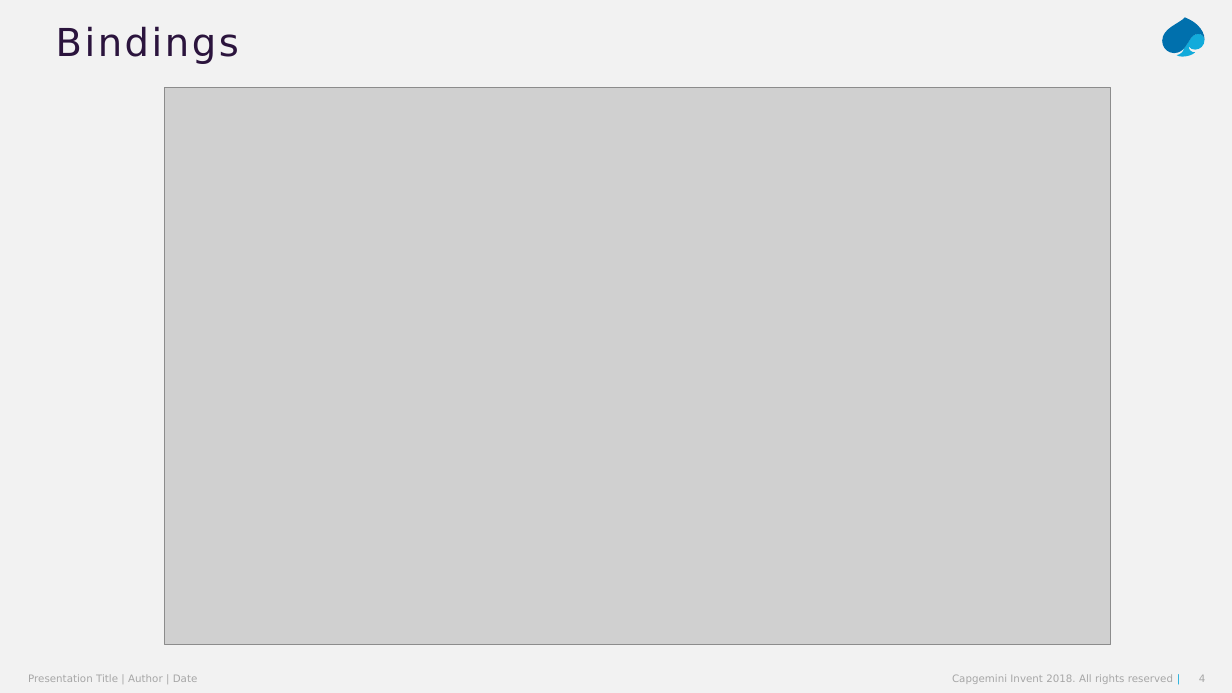
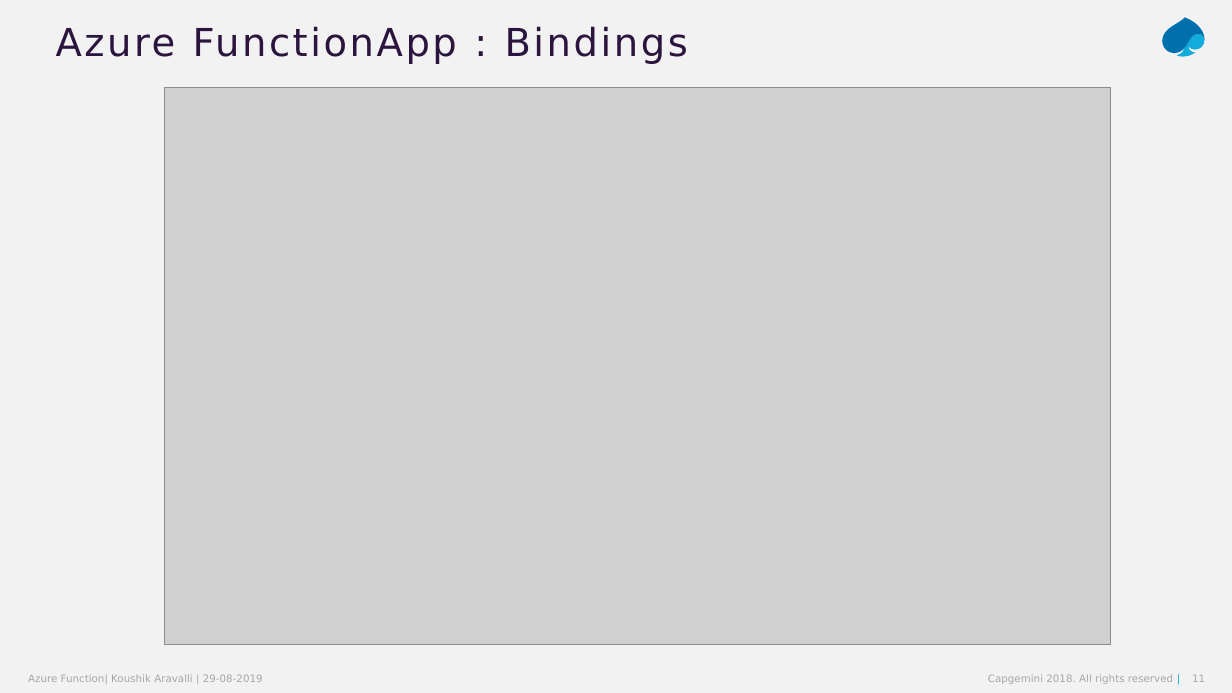
Before and after one commit to koushik-aravalli/az-function-lab, a slide deck: slide 11 of Azure-Function-203.pptx (slide 4 before the commit). Drawn at 1232x693 pixels with LibreOffice and Linux fonts; fonts in the diff are those of the drawing; grey boxes stand for pictures. Boxes give left, top, right and bottom in pixels: in the first picture for what was removed or moved away, otherwise in the second. Text is boxed around its words. In the diff, an @@ line names an element or a change of style, - is before the commit and + after.

Commit message:
updated ppt; added twilio binding to service bus; readme added info

```diff
--- a/Azure-Function-203.pptx
+++ b/Azure-Function-203.pptx
@@ title at box(56, 26, 688, 64): text changed @@
-Bindings
+Azure FunctionApp : Bindings
@@ text at box(28, 674, 263, 684): text changed @@
-Presentation Title | Author | Date
+Azure Function| Koushik Aravalli | 29-08-2019
@@ text at box(988, 674, 1173, 684): text changed @@
-Capgemini Invent 2018. All rights reserved |
+Capgemini 2018. All rights reserved |
@@ page number at box(1192, 675, 1205, 682): text changed @@
-4
+11
```
Also in this commit, not shown: 4 other slides changed, 10 slides added, 1 slide removed, 3 other files.
